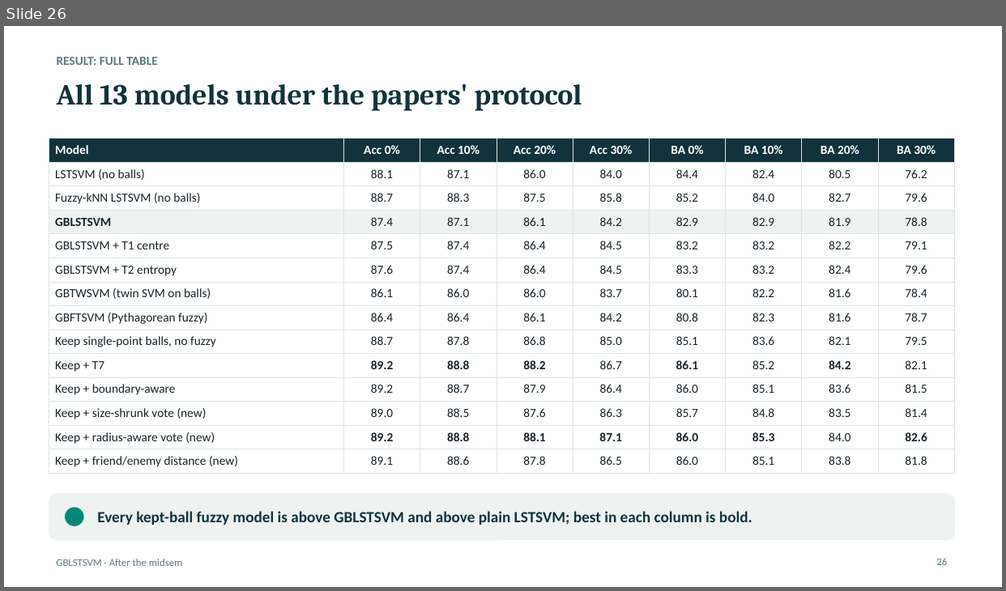
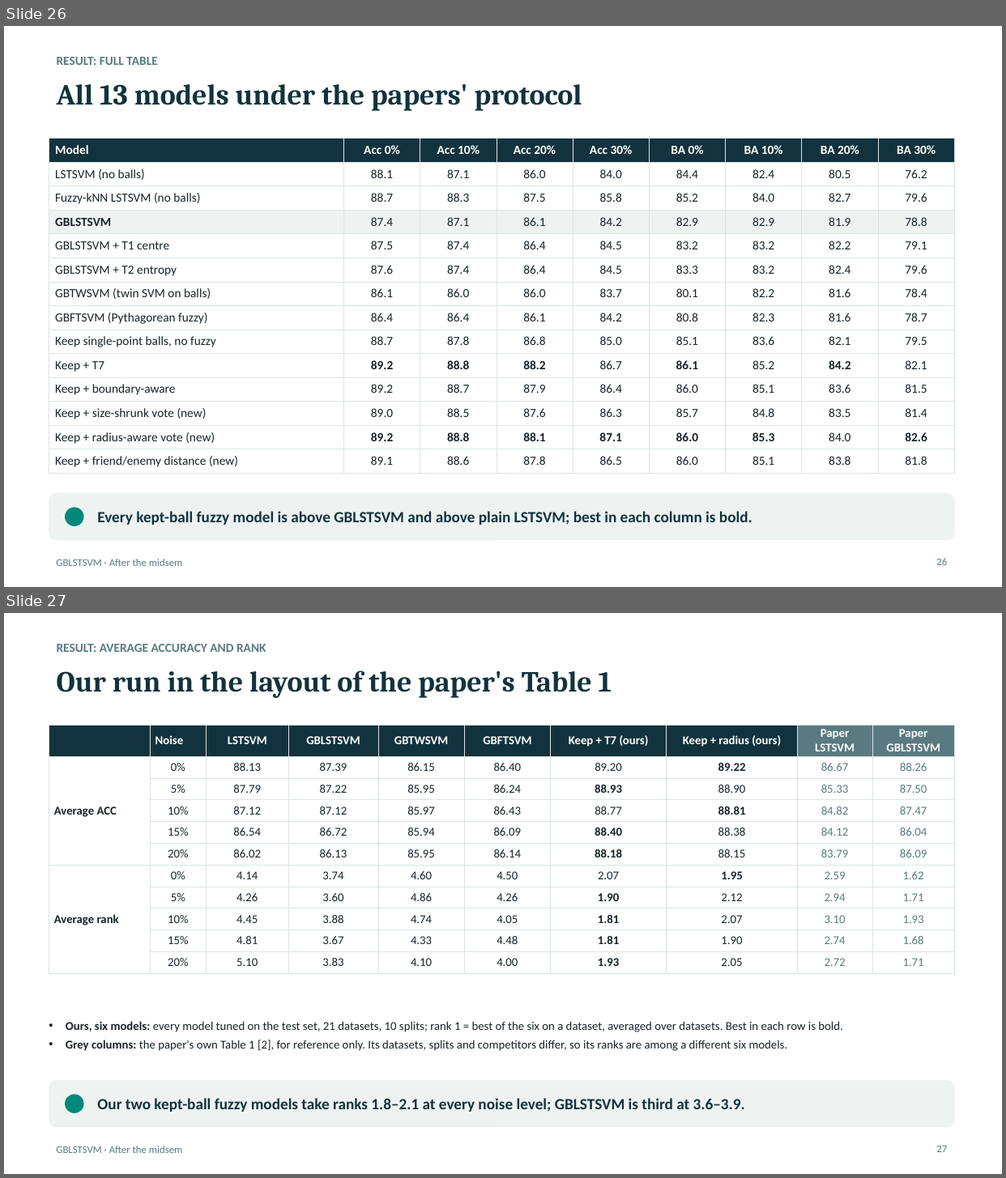
Before and after one commit to Jayagna/GBLSTSVM, a slide deck: reports/post_midsem/post_midsem.pptx. Shown one above the other, each under a label of ours: slide 26 before the commit, slides 26 and 27 after it. The pictures are 1006x591 and 1006x1178 pixels, drawn with LibreOffice and Linux fonts; fonts in the diff are those of the drawing. Boxes give left, top, right and bottom in pixels: in the first picture for what was removed or moved away, otherwise in the second. Text is boxed around its words. In the diff, an @@ line names an element or a change of style, - is before the commit and + after.

```diff
--- a/reports/post_midsem/post_midsem.pptx
+++ b/reports/post_midsem/post_midsem.pptx
@@ slide 27 added at (4, 613, 1002, 1174), background #FFFFFF; not listed: 1 template element that a slide beside it also shows @@
@@ text added at (57, 644, 266, 652), 12 pt, text #5A7A82, bold @@
+RESULT: AVERAGE ACCURACY AND RANK
@@ title added at (57, 671, 612, 698), 28 pt, text #12333D, bold @@
+Our run in the layout of the paper's Table 1
@@ table added at (49, 726, 955, 969), 11 rows, 10 columns @@
+ | Noise | LSTSVM | GBLSTSVM | GBTWSVM | GBFTSVM | Keep + T7 (ours) | Keep + radius (ours) | Paper LSTSVM | Paper GBLSTSVM
+ | 0% | 88.13 | 87.39 | 86.15 | 86.40 | 89.20 | 89.22 | 86.67 | 88.26
+ | 5% | 87.79 | 87.22 | 85.95 | 86.24 | 88.93 | 88.90 | 85.33 | 87.50
+Average ACC | 10% | 87.12 | 87.12 | 85.97 | 86.43 | 88.77 | 88.81 | 84.82 | 87.47
+ | 15% | 86.54 | 86.72 | 85.94 | 86.09 | 88.40 | 88.38 | 84.12 | 86.04
+ | 20% | 86.02 | 86.13 | 85.95 | 86.14 | 88.18 | 88.15 | 83.79 | 86.09
+ | 0% | 4.14 | 3.74 | 4.60 | 4.50 | 2.07 | 1.95 | 2.59 | 1.62
+ | 5% | 4.26 | 3.60 | 4.86 | 4.26 | 1.90 | 2.12 | 2.94 | 1.71
+Average rank | 10% | 4.45 | 3.88 | 4.74 | 4.05 | 1.81 | 2.07 | 3.10 | 1.93
+ | 15% | 4.81 | 3.67 | 4.33 | 4.48 | 1.81 | 1.90 | 2.74 | 1.68
+ | 20% | 5.10 | 3.83 | 4.10 | 4.00 | 1.93 | 2.05 | 2.72 | 1.71
@@ text added at (66, 1021, 842, 1051), 11.5 pt, text #17242A @@
+• Ours, six models: every model tuned on the test set, 21 datasets, 10 splits; rank 1 = best of the six on a dataset, averaged over datasets. Best in each row is bold.
+• Grey columns: the paper's own Table 1 [2], for reference only. Its datasets, splits and competitors differ, so its ranks are among a different six models.
@@ rounded rectangle added at (49, 1081, 955, 1127), fill #EEF3F2, outline #EEF3F2 0.75 pt @@
@@ ellipse added at (66, 1095, 83, 1113), fill #00897B, outline #00897B 1 pt @@
@@ text added at (97, 1098, 745, 1112), 15 pt, text #12333D, bold @@
+Our two kept-ball fuzzy models take ranks 1.8–2.1 at every noise level; GBLSTSVM is third at 3.6–3.9.
@@ page number added at (936, 1145, 947, 1152), 10 pt, text #5A7A82 @@
+27
```
Also in this commit, not shown: 3 slides changed, 55 other files.
